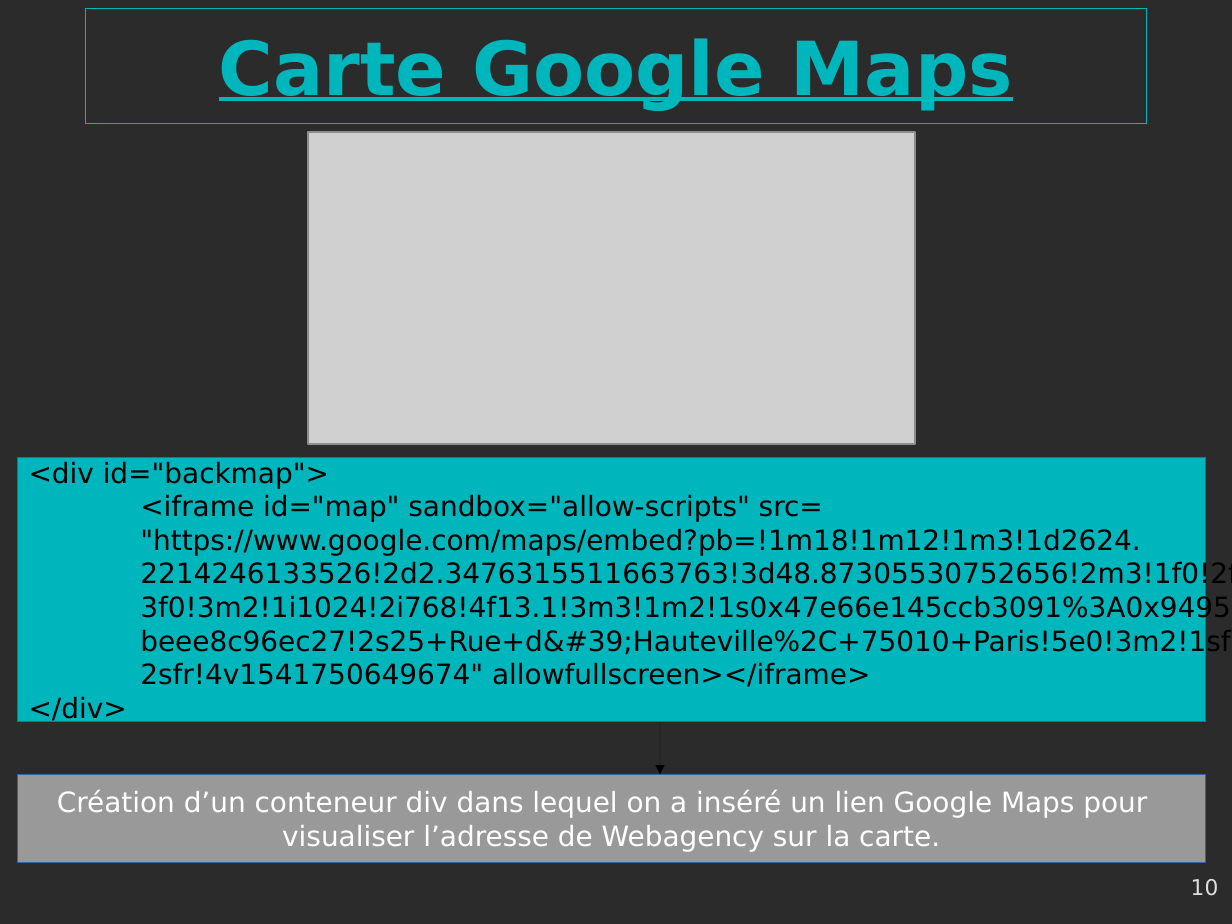
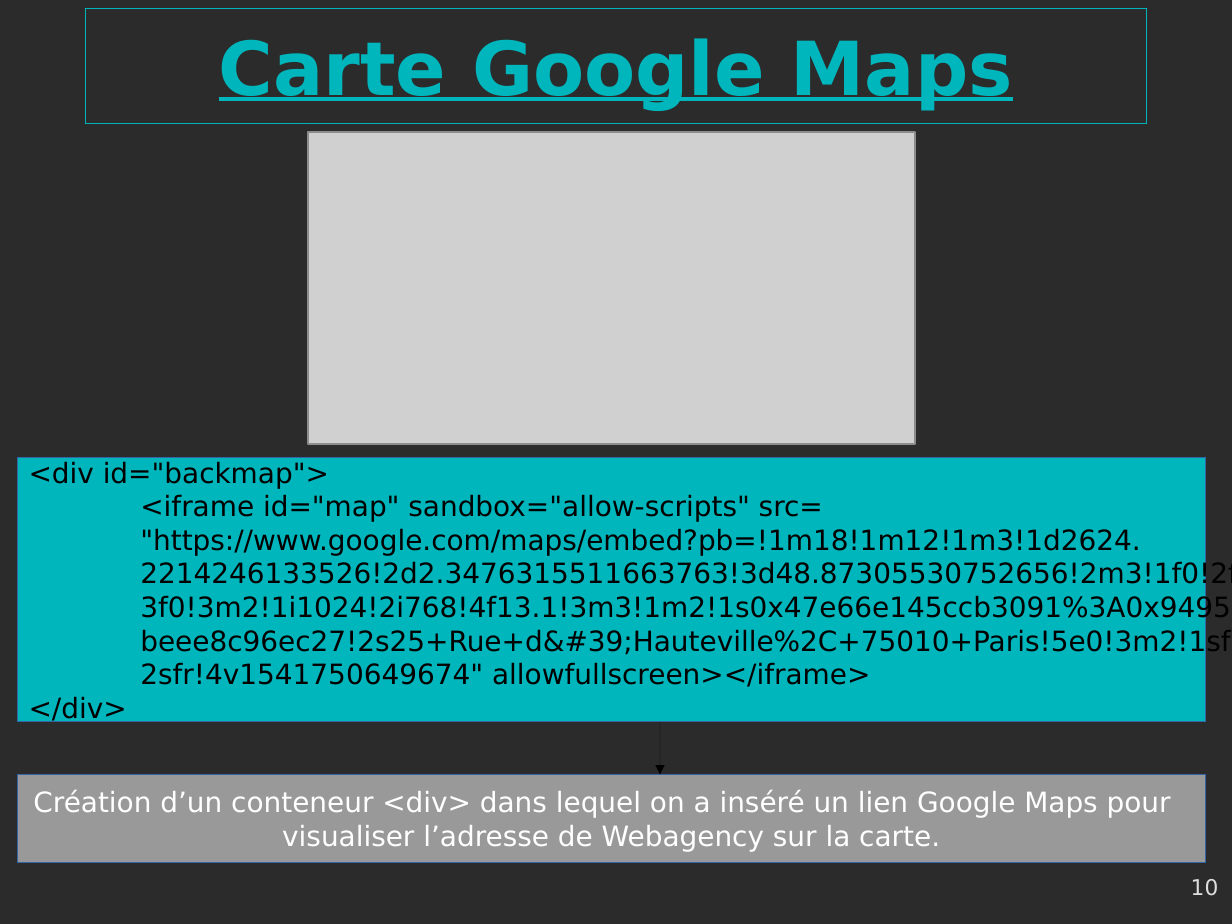
Before and after one commit to gambit13009/webagency, a slide deck: slide 10 of Webagency-presentation.odp. Drawn at 1232x924 pixels with LibreOffice and Linux fonts; fonts in the diff are those of the drawing; grey boxes stand for pictures; background and template pictures are left out; a plain dark background stands for a picture behind light text. Boxes give left, top, right and bottom in pixels: in the first picture for what was removed or moved away, otherwise in the second. Text is boxed around its words. In the diff, an @@ line names an element or a change of style, - is before the commit and + after.

```diff
--- a/Webagency-presentation.odp
+++ b/Webagency-presentation.odp
@@ text in rectangle at (33,790,1171,818): text changed @@
-Création d’un conteneur div dans lequel on a inséré un lien Google Maps pour
+Création d’un conteneur <div> dans lequel on a inséré un lien Google Maps pour
```
Also in this commit, not shown: 8 other slides changed, 3 other files.
